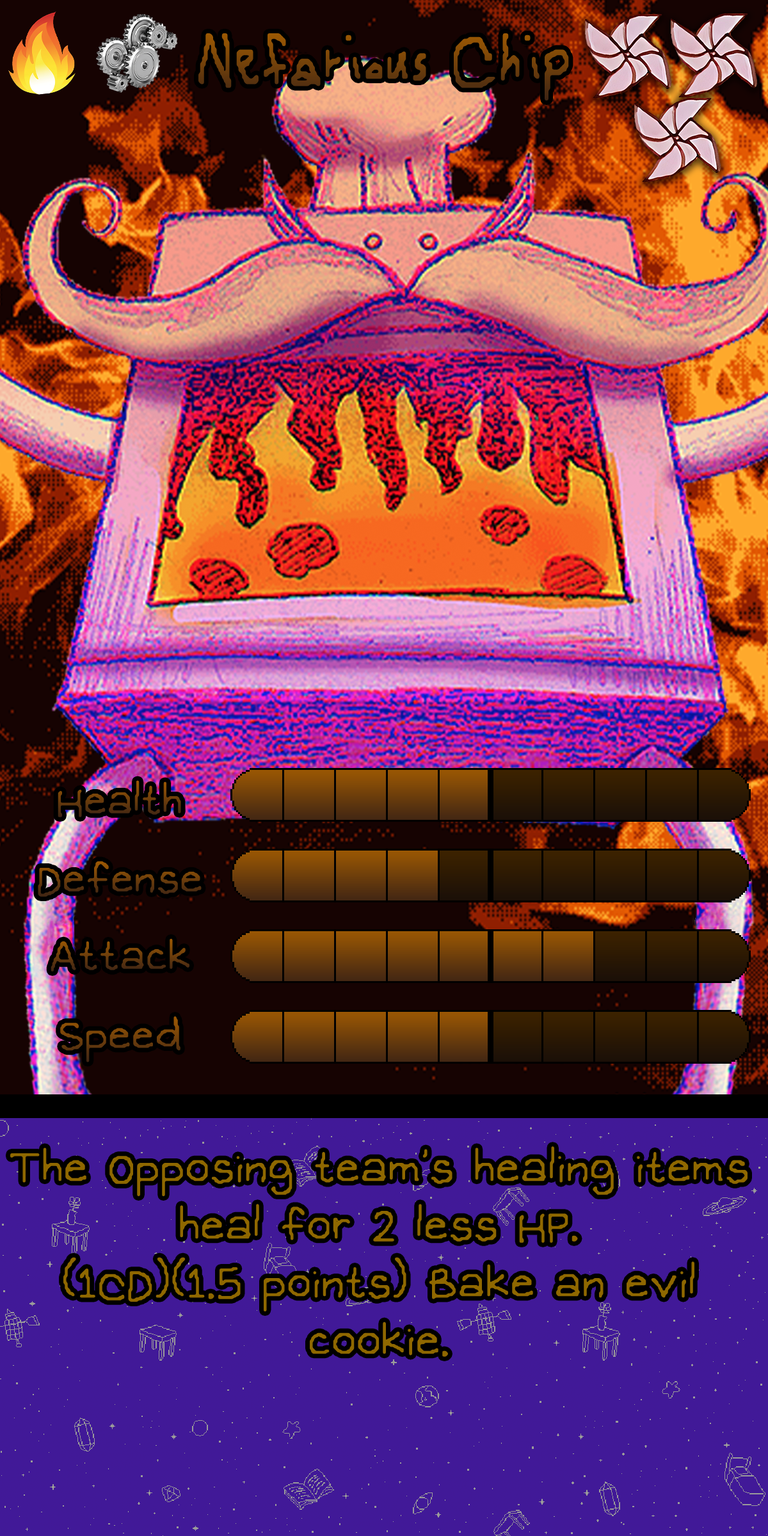
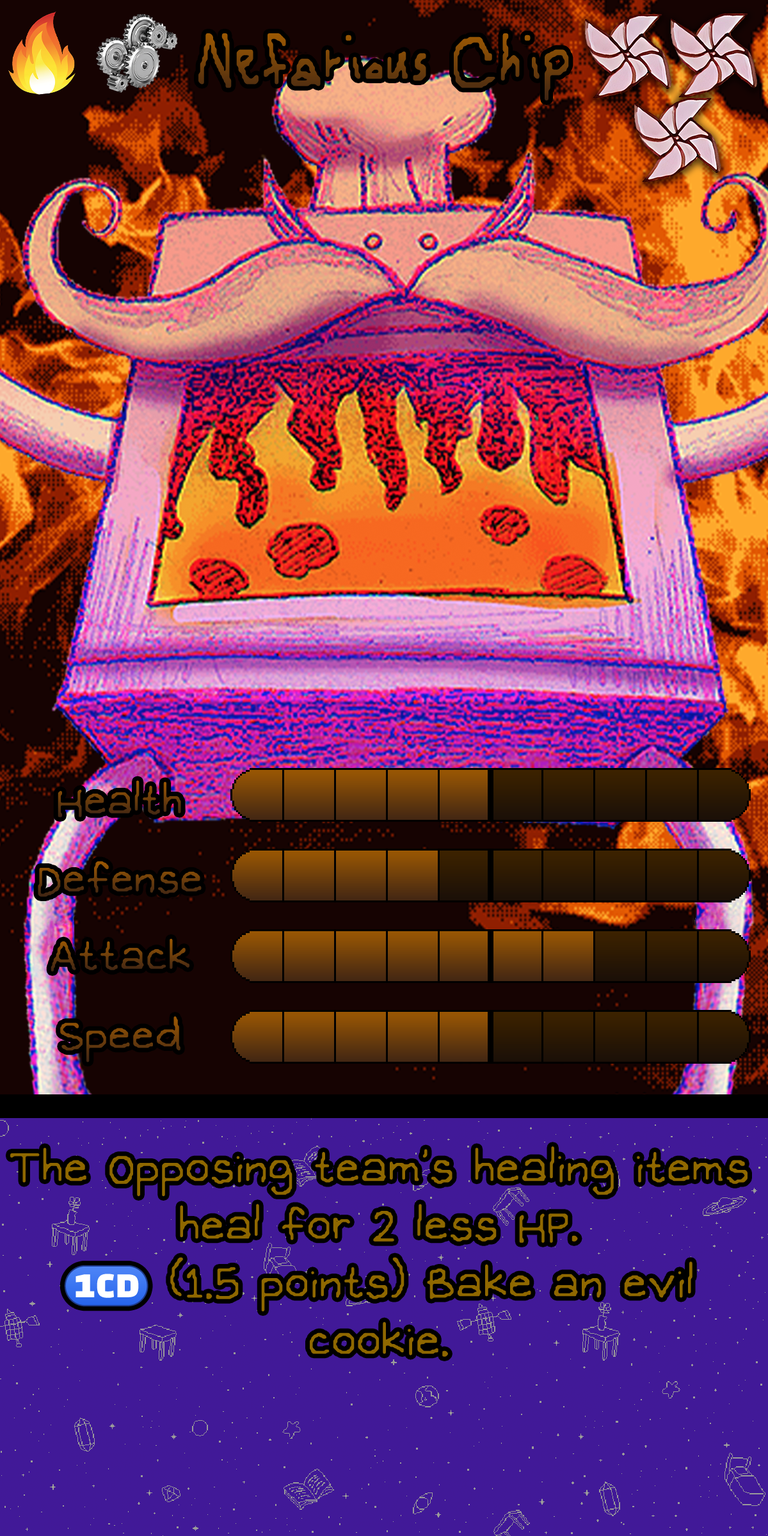
Comparing the layer stacks of the two 768 × 1536 images. Changes:
painted on "Ability" over [63, 1256, 695, 1312]
